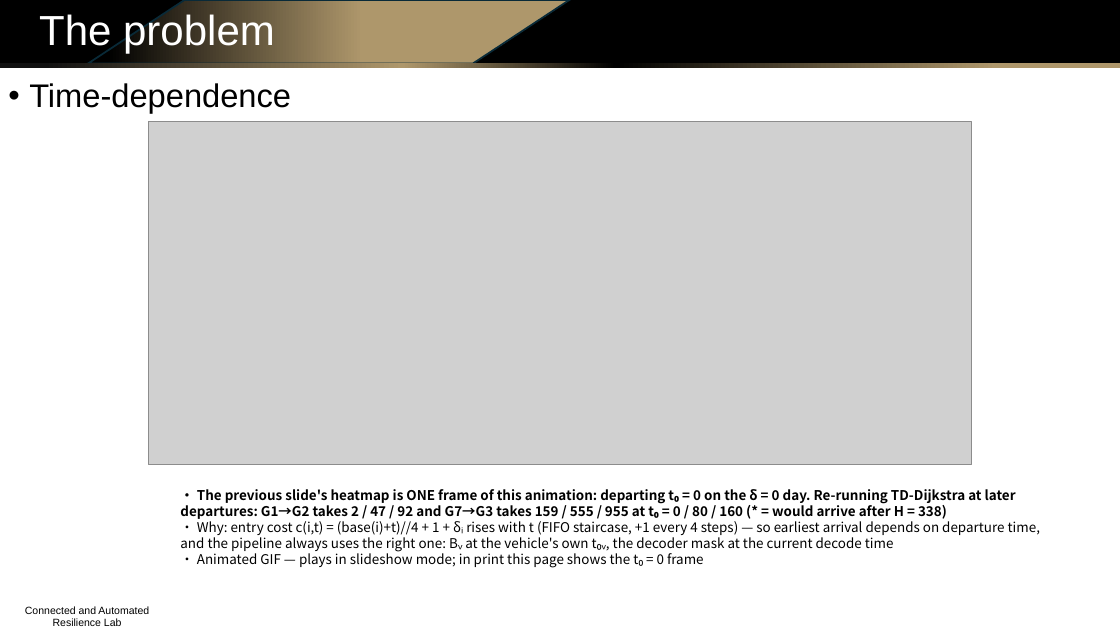
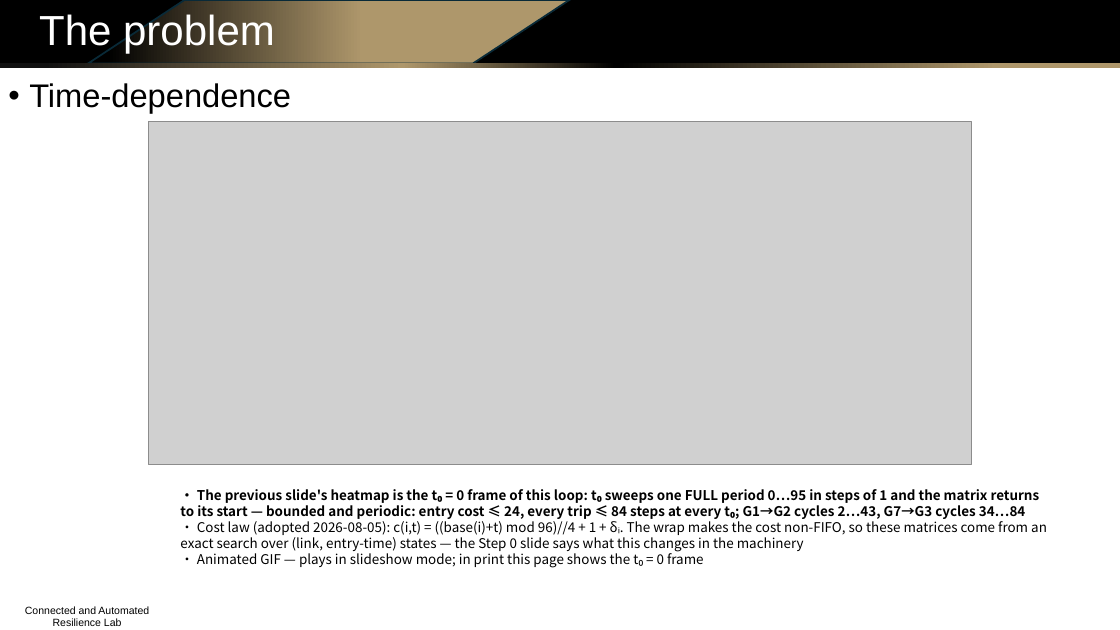
Before and after one commit to Dylan-Wyl10/RoboSense, a slide deck: slide 5 of experiments/20260804-budget-conditioning/ppt/sensing_routing_method_and_results.pptx. Drawn at 1120x630 pixels with LibreOffice and Linux fonts; fonts in the diff are those of the drawing; grey boxes stand for pictures; background and template pictures are left out. Boxes give left, top, right and bottom in pixels: in the first picture for what was removed or moved away, otherwise in the second. Text is boxed around its words. In the diff, an @@ line names an element or a change of style, - is before the commit and + after.

```diff
--- a/experiments/20260804-budget-conditioning/ppt/sensing_routing_method_and_results.pptx
+++ b/experiments/20260804-budget-conditioning/ppt/sensing_routing_method_and_results.pptx
@@ text at (180,489,1047,552): text changed; bold on @@
-• The previous slide's heatmap is ONE frame of this animation: departing t₀ = 0 on the δ = 0 day. Re-running TD-Dijkstra at later departures: G1→G2 takes 2 / 47 / 92 and G7→G3 takes 159 / 555 / 955 at t₀ = 0 / 80 / 160 (* = would arrive after H = 338)
-• Why: entry cost c(i,t) = (base(i)+t)//4 + 1 + δᵢ rises with t (FIFO staircase, +1 every 4 steps) — so earliest arrival depends on departure time, and the pipeline always uses the right one: Bᵥ at the vehicle's own t₀ᵥ, the decoder mask at the current decode time
+• The previous slide's heatmap is the t₀ = 0 frame of this loop: t₀ sweeps one FULL period 0…95 in steps of 1 and the matrix returns to its start — bounded and periodic: entry cost ≤ 24, every trip ≤ 84 steps at every t₀; G1→G2 cycles 2…43, G7→G3 cycles 34…84
+• Cost law (adopted 2026-08-05): c(i,t) = ((base(i)+t) mod 96)//4 + 1 + δᵢ. The wrap makes the cost non-FIFO, so these matrices come from an exact search over (link, entry-time) states — the Step 0 slide says what this changes in the machinery
```
Also in this commit, not shown: 4 other slides changed, 6 other files.
